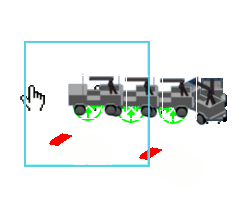
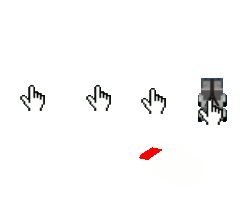
Revision of a layered (250, 200) image; what changed, layer by layer:
hid "Rahmen1 (1500ms) (combine) copy#6" over [24, 41, 150, 167]
hid "jeep_0007.png copy#1(5ms) (replace)" over [68, 73, 126, 118]
hid "Rahmen1 (700ms) (combine) copy#5" over [24, 41, 150, 167]
hid "jeep_0007.png copy(5ms) (replace)" over [101, 74, 163, 119]
hid "Rahmen1 (700ms) (combine) copy#4" over [24, 41, 150, 167]
hid "jeep_0007.png(5ms) (replace)" over [135, 75, 196, 120]
hid "Rahmen1 (700ms) (combine) copy#3" over [24, 41, 150, 167]
hid "jeep_0004.png(5ms) (replace)" over [169, 76, 228, 126]
hid "Frame 10 (700ms) (combine) copy#1" over [49, 133, 72, 146]
hid "Frame 9 (700ms) (combine) copy#1" over [43, 126, 113, 173]
hid "go.ico - Icon #3 (700ms) (combine)" over [73, 91, 104, 121]
hid "Rahmen1 (5ms) (combine) copy#2" over [24, 41, 150, 167]
hid "Jeep7 (5ms) (replace)" over [195, 76, 228, 125]
hid "go.ico - Icon #4 (700ms) (combine" over [116, 93, 147, 123]
hid "Rahmen1 (5ms) (combine) copy#1" over [24, 41, 150, 167]
hid "Jeep6 (5ms) (replace)" over [195, 76, 228, 125]
hid "go.ico - Icon #2 (700ms) (combine)" over [158, 94, 189, 124]
hid "Rahmen1 (5ms) (combine) copy" over [24, 41, 150, 167]
hid "Jeep5 (5ms) (replace)" over [195, 76, 228, 125]
hid "Frame 2 (250ms) (combine) copy" over [24, 41, 149, 166]
hid "Rahmen1 (250ms) (combine)" over [24, 41, 150, 167]
hid "Frame 8 (700ms) (combine) copy" over [198, 99, 223, 125]
hid "Jeep4 (5ms) (replace)" over [195, 76, 228, 125]
